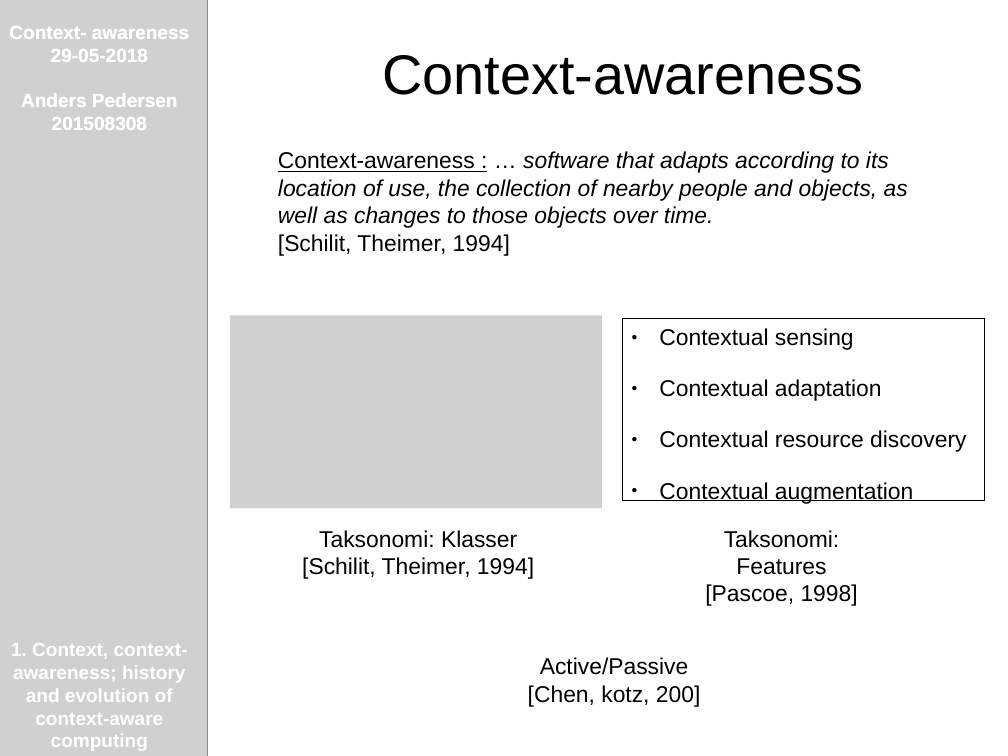
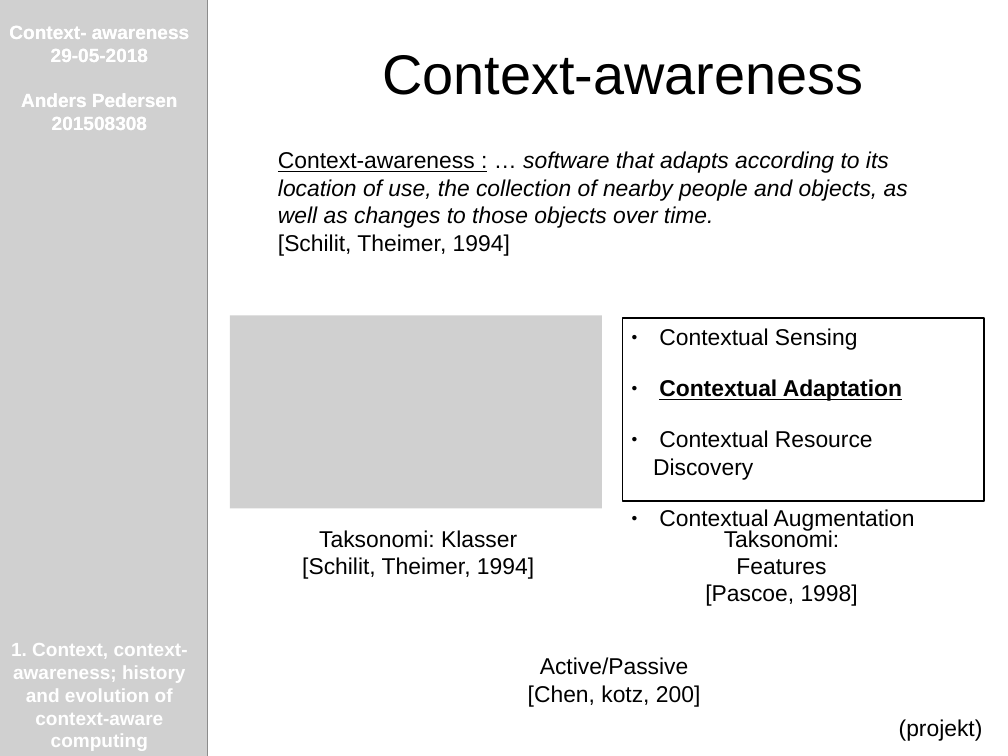
Before and after one commit to AndersHP/ContextAwarenessEksamen, a slide deck: slide 4 of 1ContextAwarenessHistoryApplications.odp. Drawn at 1008x756 pixels with LibreOffice and Linux fonts; fonts in the diff are those of the drawing; grey boxes stand for pictures. Boxes give left, top, right and bottom in pixels: in the first picture for what was removed or moved away, otherwise in the second. Text is boxed around its words. In the diff, an @@ line names an element or a change of style, - is before the commit and + after.

```diff
--- a/1ContextAwarenessHistoryApplications.odp
+++ b/1ContextAwarenessHistoryApplications.odp
@@ rectangle "Contextual Sensing" at (x1=623, y1=318, x2=985, y2=501): outline #000000 0 pt to #000000 1.45 pt @@
@@ text in rectangle at (x1=653, y1=328, x2=915, y2=532): text changed @@
-● Contextual sensing
-● Contextual adaptation
-● Contextual resource discovery
-● Contextual augmentation
+● Contextual Sensing
+● Contextual Adaptation
+● Contextual Resource Discovery
+● Contextual Augmentation
@@ text added at (x1=899, y1=719, x2=983, y2=741), 18 pt, text #000000 @@
+(projekt)
```
Also in this commit, not shown: 2 other slides changed, 1 other file.
